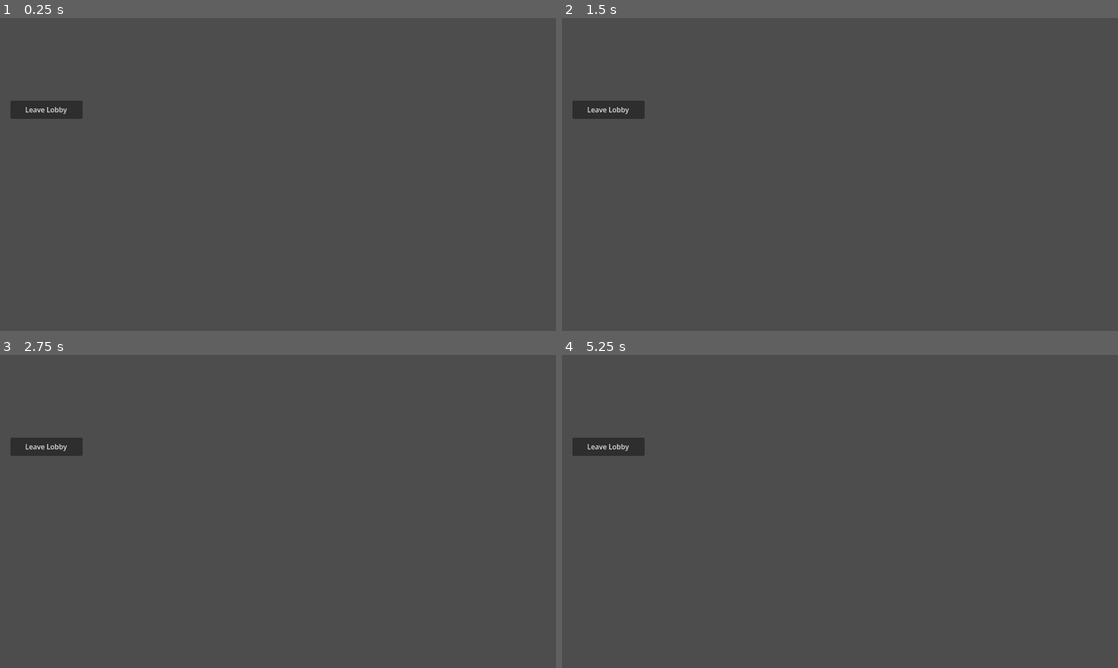
Above: before the commit, frames 1-4 (two rows, left to right).
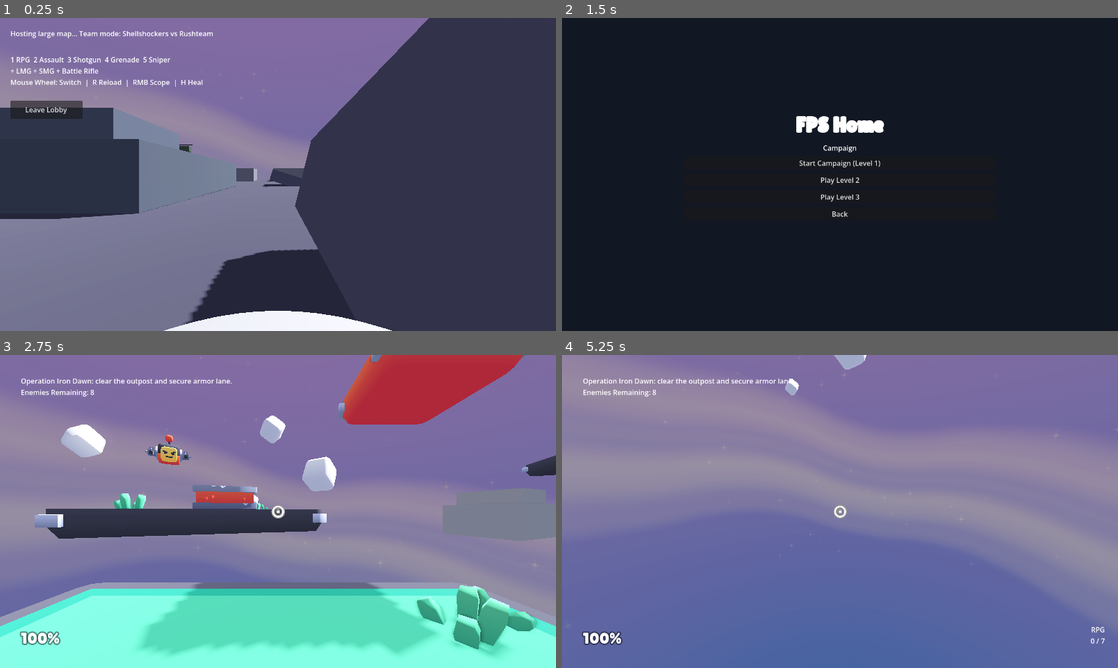
Above: after the commit, the same moments.

Repository: kRxZykRxZy/darkdutytest
Game: Godot game, scene res://scenes/multiplayer_arena.tscn
Two runs of this game, one before a commit and one after it. Both use one fixed random seed, a clock stepped at 60 frames per second and the inputs below. This scene is started directly instead of the project's main scene.
Inputs (mouse positions are in pixels of both pictures, inside the frame that each line leads up to):
- Up to frame 1 (0.25 s): no input
- Up to frame 2 (1.5 s): click "Leave Lobby" at 0.5 s; click (840, 174) at 1.25 s, where only the run after the commit has a clickable "Play Campaign"
- Up to frame 3 (2.75 s): click (278, 498) at 2 s, where only the run after the commit has a clickable "Start Campaign (Level 1)"
- Up to frame 4 (5.25 s): move the mouse to (962, 495) at 2.77 s; hold D (move_right) 2.78-3.53 s; tap H (heal) at 2.85 s; click (962, 495) at 2.92 s; tap Space (jump) at 3.02, 3.77 s; move the mouse to (728, 527) at 3.52 s; hold S (move_back) 3.53-4.28 s; right-click (728, 527) at 3.6 s; move the mouse to (895, 442) at 4.27 s; press the mouse at (895, 442) at 4.28 s; hold D (move_right) 4.28-5.03 s; move the mouse to (812, 574) at 5.02 s; release the mouse at (812, 574) at 5.03 s; hold W (move_forward) from 5.03 s (still down); tap F (vehicle_interact) at 5.1 s; click (812, 574) at 5.17 s

The runs differ from the first frame. In frame 1, 99% of the frame differs, in the area x 0-100%, y 0-100%; in frame 2, 100%; in frame 3, 100%; in frame 4, 100%.
Error before the commit: Parse Error: Cannot infer the type of "team" variable because the value doesn't have a set type. (res://scripts/multiplayer_game.gd:34)
Error after the commit: Invalid assignment of property or key 'modulate' with value of type 'Color' on a base object of type 'MeshInstance3D'. (res://objects/network_player.gd:24)

Commit message:
Fix strict Variant inference errors in campaign and multiplayer scripts
Co-authored-by: kRxZykRxZy <192328467+kRxZykRxZy@users.noreply.github.com>

Diff:
--- a/scripts/campaign_level.gd
+++ b/scripts/campaign_level.gd
@@ -68,7 +68,7 @@
 		var progress := 0.0
 		if initial_enemy_count > 0:
 			progress = 1.0 - (float(enemies.get_child_count()) / float(initial_enemy_count))
-		var stage_index := clamp(int(floor(progress * mission_stages.size())), 0, mission_stages.size() - 1)
+		var stage_index: int = clampi(int(floor(progress * mission_stages.size())), 0, mission_stages.size() - 1)
 		stage_text = "\nMission: %s" % mission_stages[stage_index]
 	label.text = "%s%s\nEnemies Remaining: %d" % [intro_text, stage_text, enemies.get_child_count()]
 
--- a/scripts/multiplayer_game.gd
+++ b/scripts/multiplayer_game.gd
@@ -1,7 +1,7 @@
 extends Node3D
 
 const PLAYER_SCENE := preload("res://objects/network_player.tscn")
-const TEAM_NAMES := ["SHELLSHOCKERS", "RUSHTEAM"]
+const TEAM_NAMES: Array[String] = ["SHELLSHOCKERS", "RUSHTEAM"]
 
 var players: Dictionary = {}
 var peer_teams: Dictionary = {}
@@ -31,7 +31,7 @@
 func _team_for_peer(peer_id: int) -> String:
 	if peer_teams.has(peer_id):
 		return peer_teams[peer_id]
-	var team := TEAM_NAMES[peer_teams.size() % TEAM_NAMES.size()]
+	var team: String = TEAM_NAMES[peer_teams.size() % TEAM_NAMES.size()]
 	peer_teams[peer_id] = team
 	return team
 
@@ -39,7 +39,7 @@
 	if players.has(peer_id):
 		return
 
-	var team = forced_team if !forced_team.is_empty() else _team_for_peer(peer_id)
+	var team: String = forced_team if !forced_team.is_empty() else _team_for_peer(peer_id)
 	peer_teams[peer_id] = team
 
 	var instance = PLAYER_SCENE.instantiate()
@@ -72,7 +72,7 @@
 	if NetworkManager.server_password != "" and NetworkManager.server_password != password:
 		_kick_with_error.rpc_id(peer_id, "Wrong password")
 		return
-	var team := _team_for_peer(peer_id)
+	var team: String = _team_for_peer(peer_id)
 	_spawn_player(peer_id, team)
 	_sync_existing_player.rpc(peer_id, team)
 
